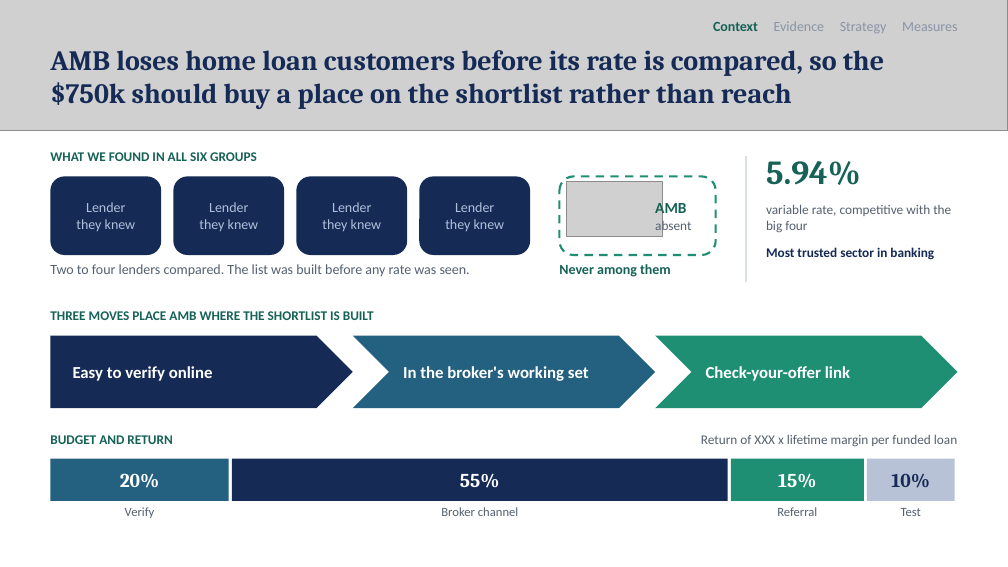
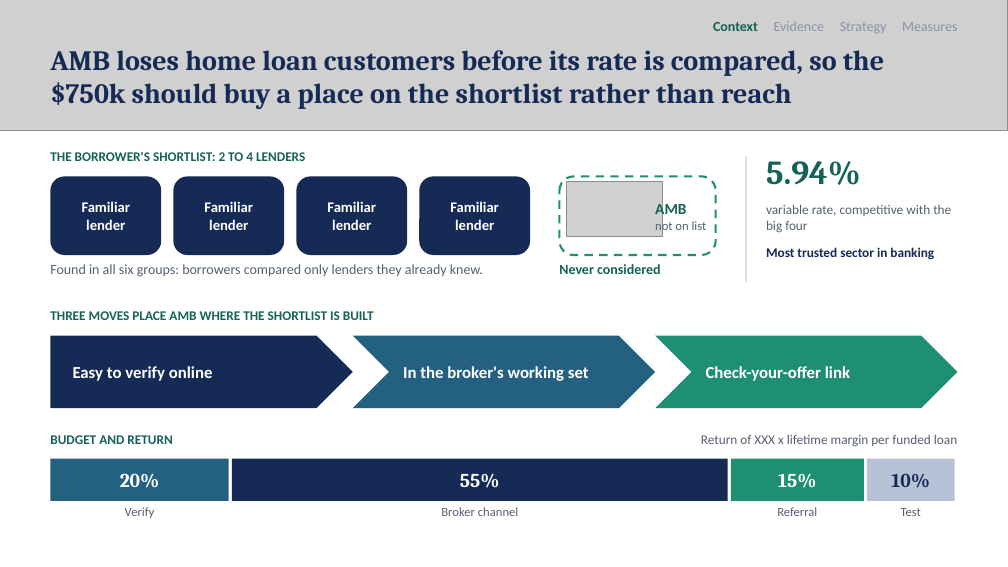
Before and after one commit to Dhurtado10/MKT_Group_Presentation, a slide deck: slide 2 of AMB_Draft_4_remaster_wip.pptx. Drawn at 1008x567 pixels with LibreOffice and Linux fonts; fonts in the diff are those of the drawing; grey boxes stand for pictures. Boxes give left, top, right and bottom in pixels: in the first picture for what was removed or moved away, otherwise in the second. Text is boxed around its words. In the diff, an @@ line names an element or a change of style, - is before the commit and + after.

```diff
--- a/AMB_Draft_4_remaster_wip.pptx
+++ b/AMB_Draft_4_remaster_wip.pptx
@@ text at bbox=[50, 152, 305, 161]: text changed @@
-WHAT WE FOUND IN ALL SIX GROUPS
+THE BORROWER'S SHORTLIST: 2 TO 4 LENDERS
@@ text at bbox=[82, 201, 131, 230]: text changed; size 10 to 10.5 pt; text colour #AFC0DA to #FFFFFF; bold on @@
-Lender
-they knew
+Familiar
+lender
@@ text at bbox=[204, 201, 253, 230]: text changed; size 10 to 10.5 pt; text colour #AFC0DA to #FFFFFF; bold on @@
-Lender
-they knew
+Familiar
+lender
@@ text at bbox=[327, 201, 376, 230]: text changed; size 10 to 10.5 pt; text colour #AFC0DA to #FFFFFF; bold on @@
-Lender
-they knew
+Familiar
+lender
@@ text at bbox=[450, 201, 499, 230]: text changed; size 10 to 10.5 pt; text colour #AFC0DA to #FFFFFF; bold on @@
-Lender
-they knew
+Familiar
+lender
@@ text at bbox=[655, 219, 707, 233]: text changed; size 9.5 to 9 pt @@
-absent
+not on list
@@ text at bbox=[50, 264, 483, 277]: text changed @@
-Two to four lenders compared. The list was built before any rate was seen.
+Found in all six groups: borrowers compared only lenders they already knew.
@@ text at bbox=[559, 264, 661, 274]: text changed @@
-Never among them
+Never considered
```
Also in this commit, not shown: 1 other file.
